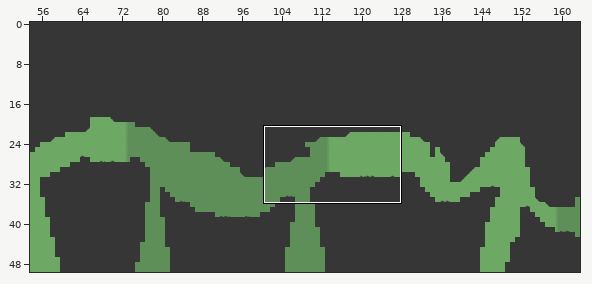
Two states of a Tiled map, MyGame/Game/maps/TiledMap_2.tmx. The first picture is a wide view before the edit; the outline marks the close-up.
Close-up. Before the commit:
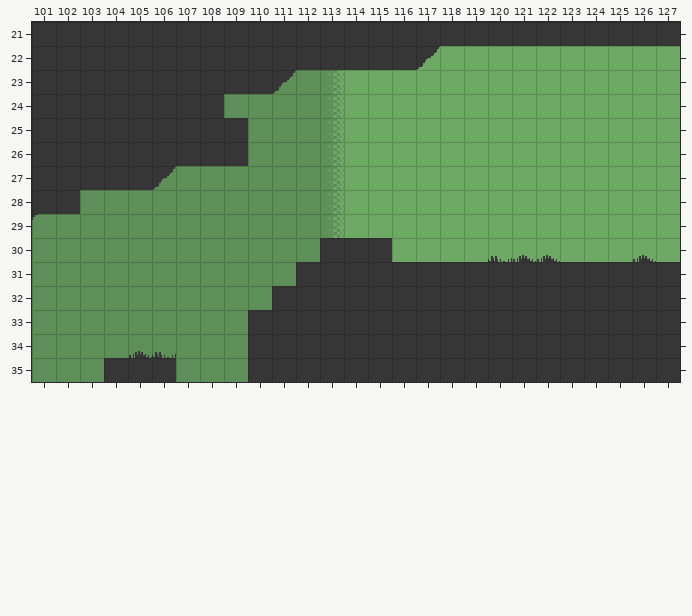
Cells are 16x16 px. Shown: x 101..127, y 21..35. The commit also changed other parts of the map, which this record leaves out.
After the commit:
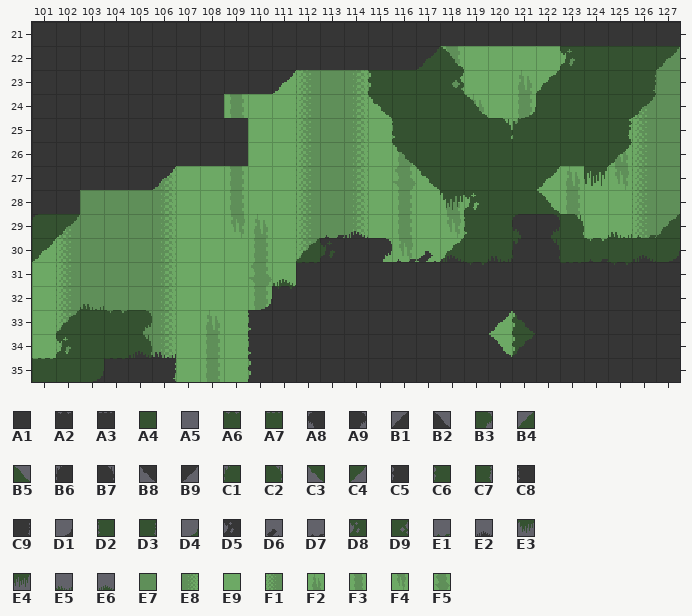
Key: from "1a Capa": A1 0, A2 2, A3 3, A4 4, A5 5, A6 6, A7 7, A8 8, A9 9, B1 10, B2 11, B3 13, B4 14, B5 15, B6 16, B7 17, B8 18, B9 19, C1 20, C2 21, C3 22, C4 23, C5 24, C6 28, C7 29, C8 32, C9 33, D1 35, D2 36, D3 37, D4 39, D5 40, D6 42, D7 43, D8 44, D9 45, E1 47, E2 51, E3 52, E4 53, E5 54, E6 55, E7 56, E8 57, E9 58, F1 59, F2 60, F3 61, F4 62, F5 63.
__ is an empty cell, ## one hidden under a higher layer.
Tiles replaced or removed in this view: A1, E2, E7, E8, E9.
Diff:
Changed rows in their new state; .. is an unchanged cell.
Layer "3rd Layer":
first column x 101:
22 .. .. .. .. .. .. .. .. .. .. .. .. .. .. .. .. .. F3 .. .. .. .. F3 .. .. ## E7
23 .. .. .. .. .. .. .. .. .. .. E9 F1 E7 E8 .. .. .. F5 .. .. F2 .. ## .. .. F1 E7
24 .. .. .. .. .. .. .. .. F3 E9 E9 F1 E7 E8 .. .. .. ## F2 .. F3 .. ## .. .. F1 E7
25 .. .. .. .. .. .. .. .. .. E9 E9 F1 E7 E8 .. F2 .. .. ## .. F5 .. ## .. .. F1 E7
26 .. .. .. .. .. .. .. .. .. E9 E9 F1 E7 E8 .. F3 .. .. ## .. ## .. .. .. F2 F1 E7
27 .. .. .. .. .. E8 E9 E9 F3 E9 E9 F1 E7 E8 .. F5 .. ## ## .. .. .. F2 .. F4 F1 E7
28 .. .. .. .. .. E8 E9 E9 F3 E9 E9 F1 E7 E8 .. F3 .. F3 .. .. .. .. F3 .. .. F1 E7
29 ## F1 .. .. .. E8 E9 E9 F4 F2 E9 F1 E7 E8 .. F3 .. F4 .. .. .. .. F5 .. .. F1 E7
30 E9 F1 .. .. .. E8 E9 E9 E9 F3 E9 F1 .. .. .. F4 .. .. .. .. .. .. ## .. .. ## ##
31 E9 F1 .. .. .. E8 E9 E9 E9 F5 E9 .. .. .. .. .. .. .. .. .. .. .. .. .. .. .. ..
32 E9 F1 .. .. .. E8 E9 E9 E9 F3 .. .. .. .. .. .. .. .. .. .. .. .. .. .. .. .. ..
33 E9 F1 .. .. .. E8 E9 F2 E9 E9 .. .. .. .. .. .. .. .. .. .. .. .. .. .. .. .. ..
34 E9 F1 .. .. .. E8 E9 F3 E9 E9 .. .. .. .. .. .. .. .. .. .. .. .. .. .. .. .. ..
35 F2 ## .. .. .. E8 E9 F3 E9 E9 .. .. .. .. .. .. .. .. .. .. .. .. .. .. .. .. ..
Layer "2nd Layer":
first column x 101:
22 .. .. .. .. .. .. .. .. .. .. .. .. .. .. .. .. A4 B5 .. .. .. .. D8 A4 A4 A4 C4
23 .. .. .. .. .. .. .. .. .. .. .. .. .. .. C6 A4 A4 D9 .. .. .. B4 A4 A4 A4 D3 ..
24 .. .. .. .. .. .. .. .. .. .. .. .. .. .. C3 A4 A4 A4 B5 .. D4 A4 A4 A4 A4 C4 ..
25 .. .. .. .. .. .. .. .. .. .. .. .. .. .. .. D2 A4 A4 A4 C2 C1 A4 A4 A4 C7 .. ..
26 .. .. .. .. .. .. .. .. .. .. .. .. .. .. .. C3 A4 A4 A4 A4 A4 A4 A4 A4 C4 .. ..
27 .. .. .. .. .. .. .. .. .. .. .. .. .. .. .. .. C3 A4 A4 A4 A4 C4 .. E4 .. .. ..
28 .. .. .. .. .. .. .. .. .. .. .. .. .. .. .. .. .. E3 D8 A4 A4 B5 .. .. .. .. ..
29 A4 C4 .. .. .. .. .. .. .. .. .. .. .. .. .. .. .. .. D2 A4 A4 A4 C2 .. E5 E1 B4
30 C4 .. .. .. .. .. .. .. .. .. .. B4 A4 .. .. .. .. B4 A4 A4 A4 A4 A4 A6 A4 A4 A4
31 .. .. .. .. .. .. .. .. .. .. E6 A4 .. .. .. .. .. .. A4 .. .. .. A4 .. A4 .. ..
32 .. .. E5 .. .. .. .. .. .. .. A4 .. .. .. .. .. .. .. .. .. .. .. .. .. .. .. ..
33 .. B4 A4 A6 B3 .. .. .. .. .. .. .. .. .. .. .. .. .. .. .. C6 .. .. .. .. .. ..
34 .. D8 A4 A4 C2 .. .. .. .. .. .. .. .. .. .. .. .. .. .. .. C6 .. .. .. .. .. ..
35 A7 A4 A4 A4 .. .. .. .. .. .. .. .. .. .. .. .. .. .. .. .. .. .. .. .. .. .. ..
Layer "1st Layer":
first column x 103:
29 .. .. .. .. .. .. .. .. .. .. D7 E2 .. .. .. .. .. .. A8 A9 .. .. .. .. ..
30 .. .. .. .. .. .. .. .. .. .. D5 .. A9 D7 D6 E2 .. .. B6 B7 .. D7 .. .. D1
31 .. .. .. .. .. .. .. .. .. A3 .. .. .. .. .. .. A2 .. .. .. A3 .. A2 .. ..
32 .. .. .. .. .. .. .. D1 A2 .. .. .. .. .. .. .. .. .. .. .. .. .. .. .. ..
33 .. .. .. .. .. .. .. C8 .. .. .. .. .. .. .. .. .. B9 B8 .. .. .. .. .. ..
34 .. .. .. .. .. .. .. C8 .. .. .. .. .. .. .. .. .. B2 B1 .. .. .. .. .. ..
35 D1 A3 .. C9 .. .. .. C5 .. .. .. .. .. .. .. .. .. .. .. .. .. .. .. .. ..
Layer "Collision":
first column x 121:
29 A5 A5
30 A5 A5
Pixel boxes of the changes (left, top, right, bottom) in both close-ups:
changed: (32, 46, 680, 382)
